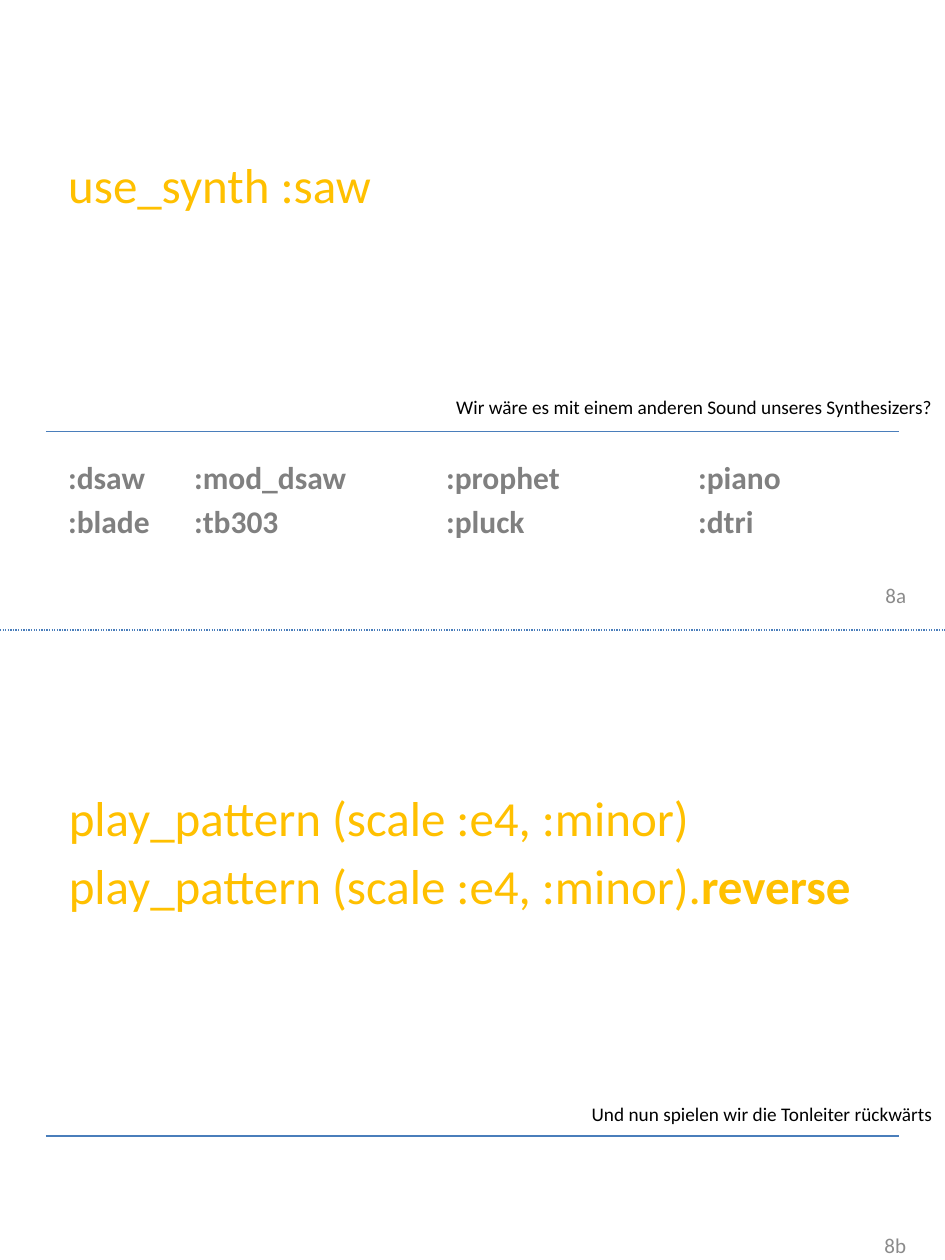
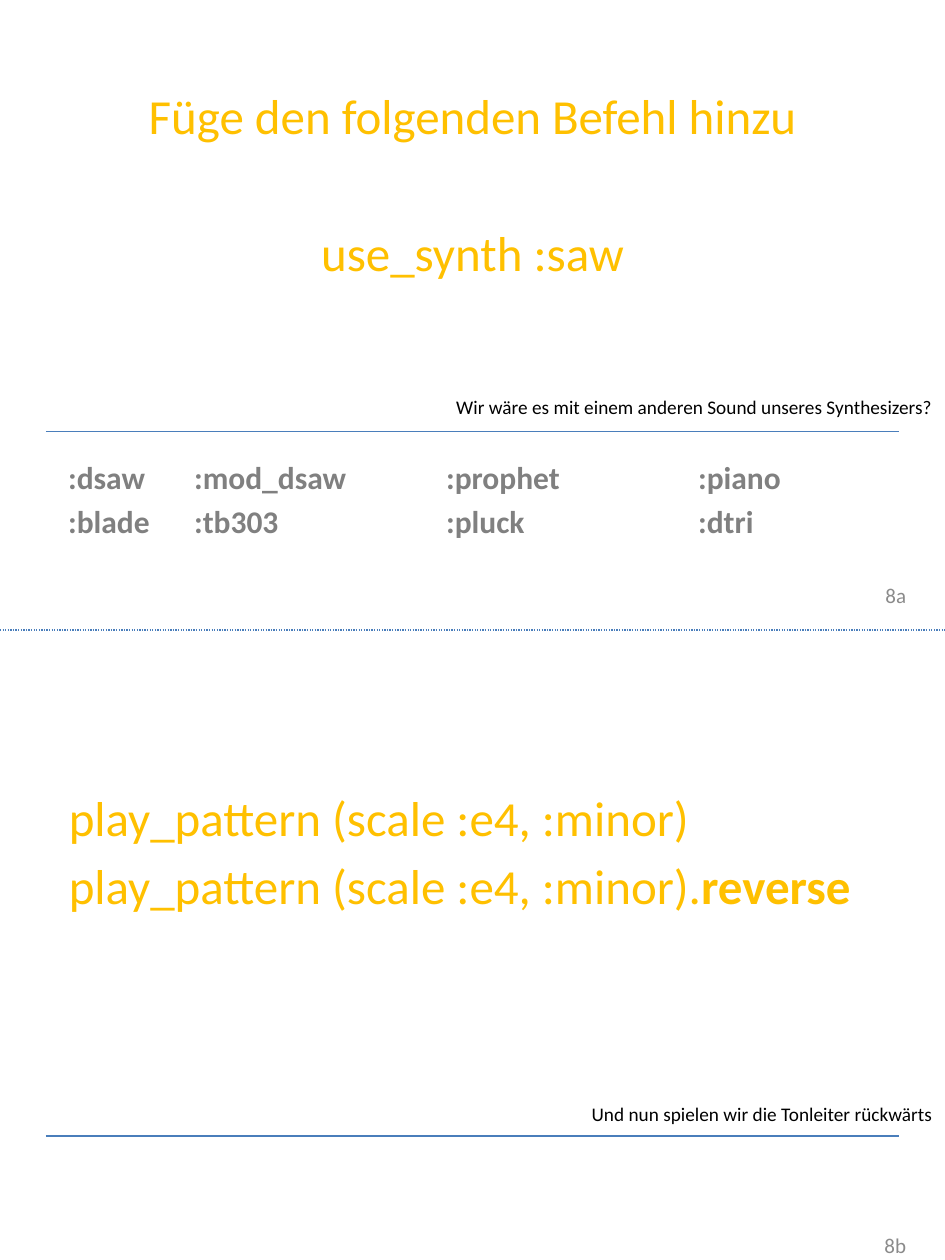
Before and after one commit to Devoxx4KidsDE/SonicPI, a slide deck: slide 8 of presentation/de/Sonic PI Workshop_de.pptx. Drawn at 945x1260 pixels with LibreOffice and Linux fonts; fonts in the diff are those of the drawing; background and template pictures are left out. Boxes give left, top, right and bottom in pixels: in the first picture for what was removed or moved away, otherwise in the second. Text is boxed around its words. In the diff, an @@ line names an element or a change of style, - is before the commit and + after.

```diff
--- a/presentation/de/Sonic PI Workshop_de.pptx
+++ b/presentation/de/Sonic PI Workshop_de.pptx
@@ text at <box>149,100,796,143</box>: paragraph added @@
+Füge den folgenden Befehl hinzu
@@ text at <box>321,237,624,279</box>: alignment left to centre @@
```
Also in this commit, not shown: 2 other slides changed, 15 other files.
